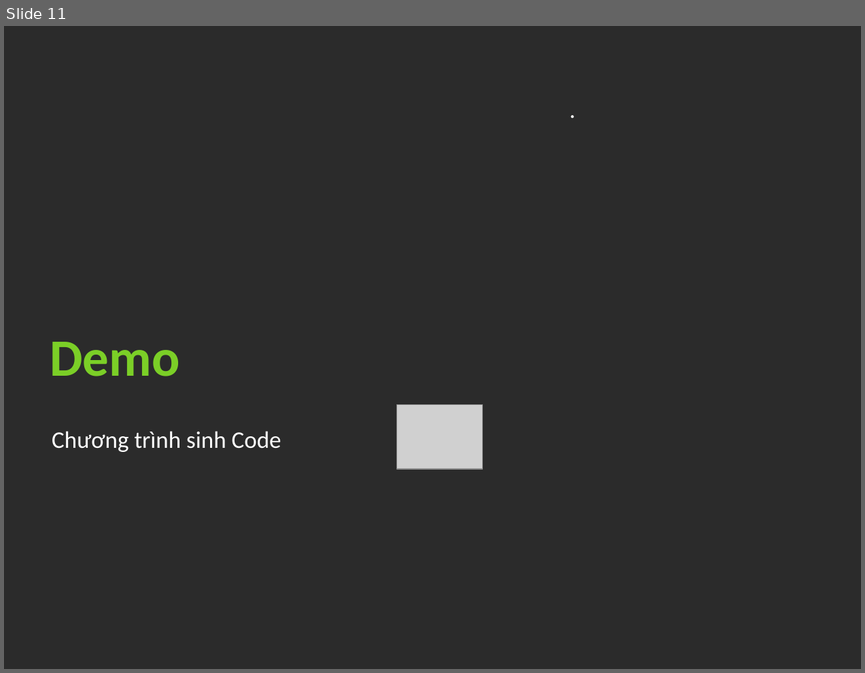
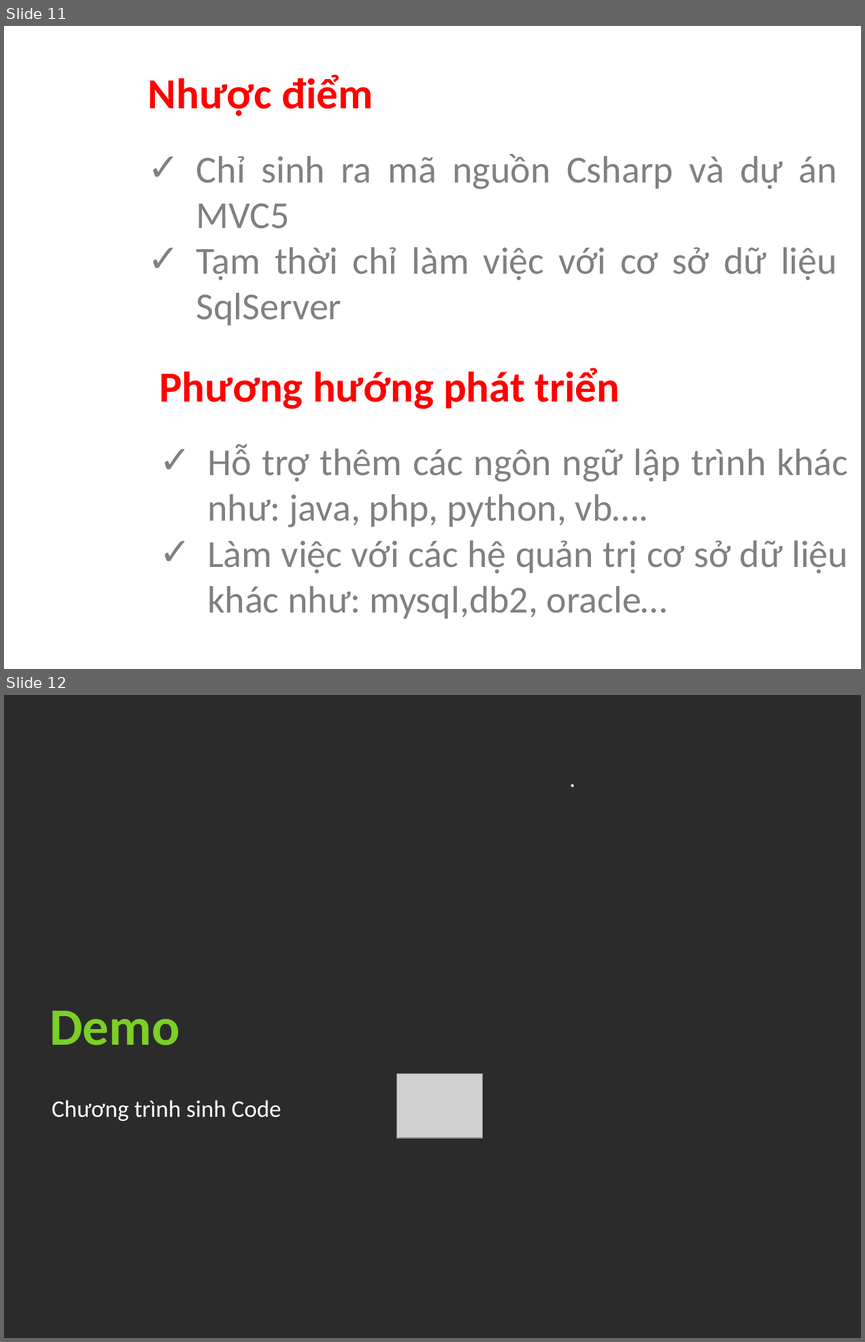
Before and after one commit to marcsommer/mvc-gen, a slide deck: Report/ThietKeMau.pptx. Shown one above the other, each under a label of ours: slide 11 before the commit, slides 11 and 12 after it. The pictures are 865x673 and 865x1342 pixels, drawn with LibreOffice and Linux fonts; fonts in the diff are those of the drawing; grey boxes stand for pictures; background and template pictures are left out; a plain dark background stands for a picture behind light text. Boxes give left, top, right and bottom in pixels: in the first picture for what was removed or moved away, otherwise in the second. Text is boxed around its words. In the diff, an @@ line names an element or a change of style, - is before the commit and + after.

```diff
--- a/Report/ThietKeMau.pptx
+++ b/Report/ThietKeMau.pptx
@@ slide 11 added at bbox=[4, 26, 861, 669], background picture (left out) @@
@@ text added at bbox=[11, 48, 109, 562], 32 pt, text #FFFFFF, bold @@
+Tổng kết
@@ text added at bbox=[148, 74, 373, 116], 36 pt, text #FF0000, bold @@
+Nhược điểm
@@ text added at bbox=[196, 154, 837, 325], 32 pt, text #808080 @@
+✓ Chỉ sinh ra mã nguồn Csharp và dự án MVC5
+✓ Tạm thời chỉ làm việc với cơ sở dữ liệu SqlServer
@@ text added at bbox=[159, 367, 619, 409], 36 pt, text #FF0000, bold @@
+Phương hướng phát triển
@@ text added at bbox=[207, 444, 848, 618], 32 pt, text #808080 @@
+✓ Hỗ trợ thêm các ngôn ngữ lập trình khác như: java, php, python, vb….
+✓ Làm việc với các hệ quản trị cơ sở dữ liệu khác như: mysql,db2, oracle…
@@ what was slide 11 is now slide 12 @@
```
Also in this commit, not shown: 3 slides changed, 8 other slides added, 8 slides removed.
